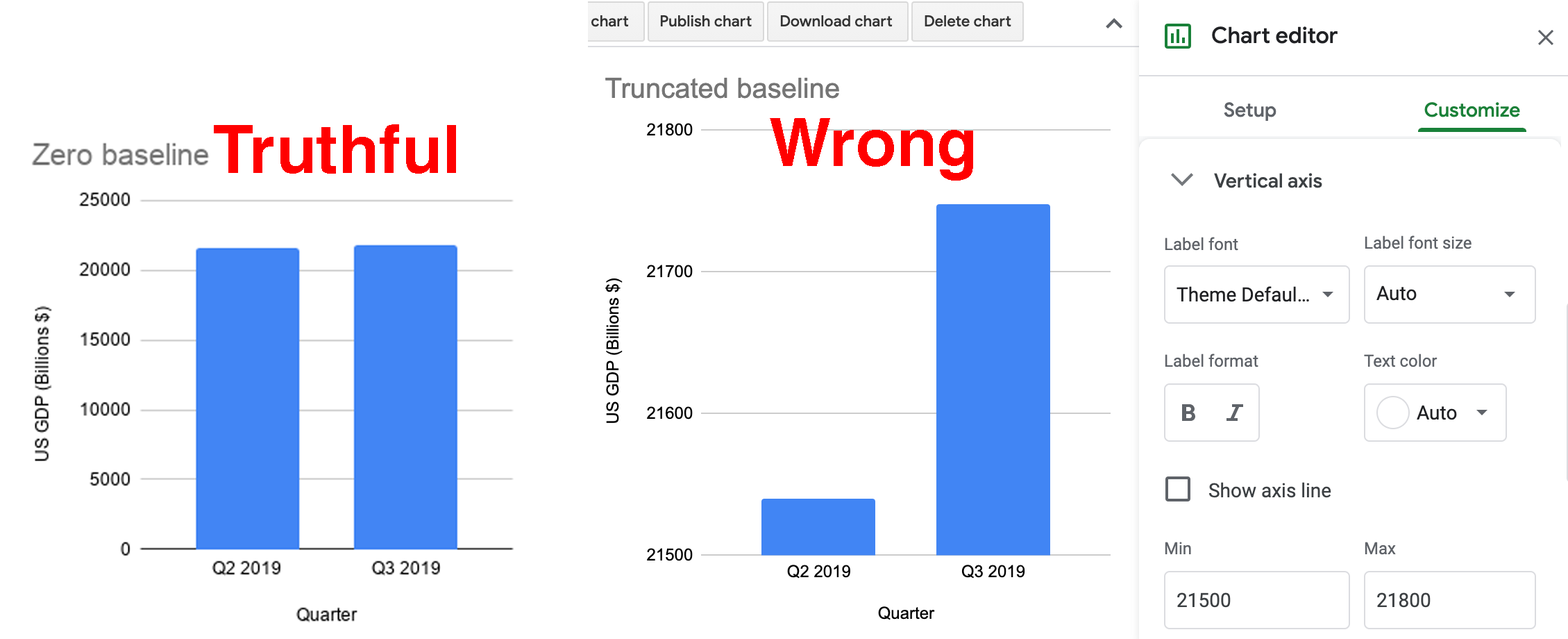
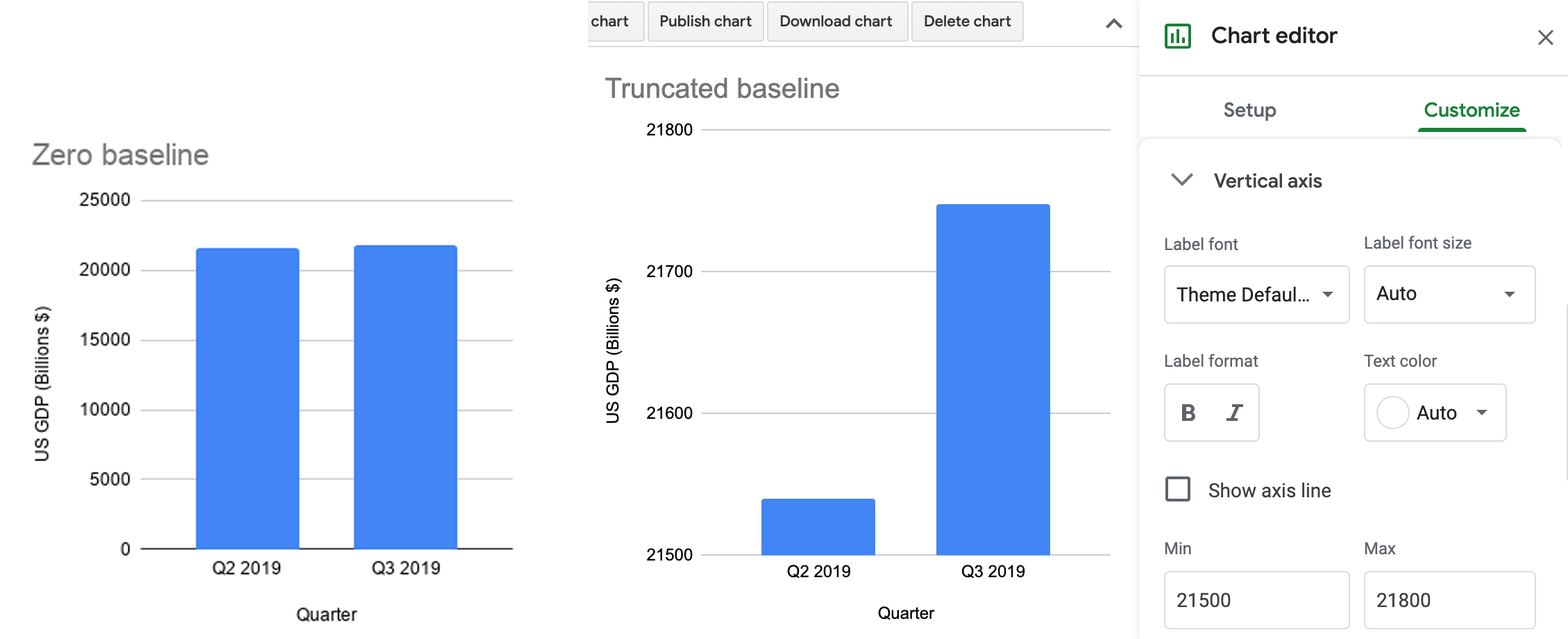
The second (1568, 639) image is a revision of the first. Changes to its layers:
removed layer "Truthful" over [213, 124, 457, 174]
removed layer "Wrong" over [769, 117, 974, 181]
